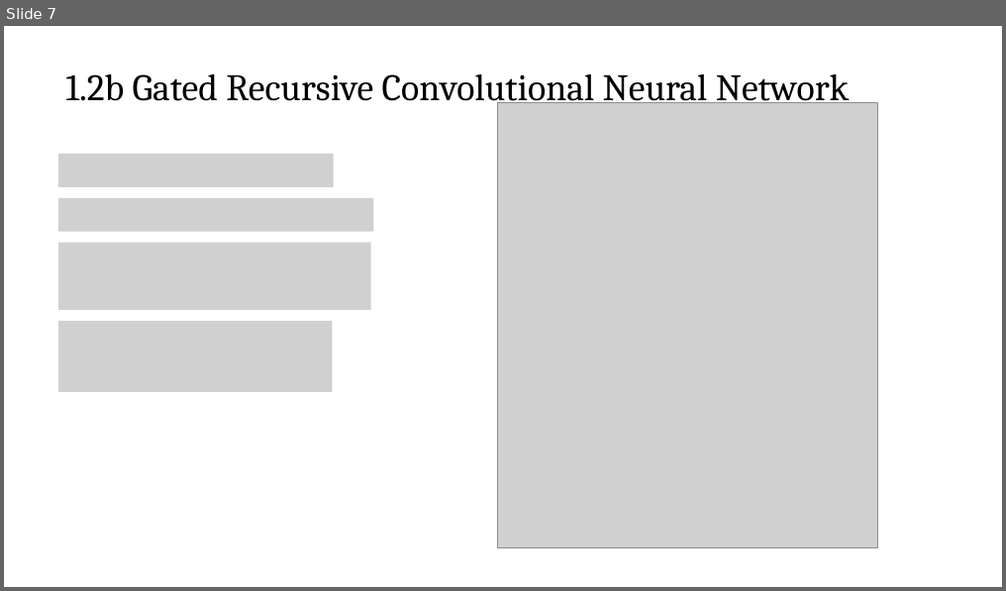
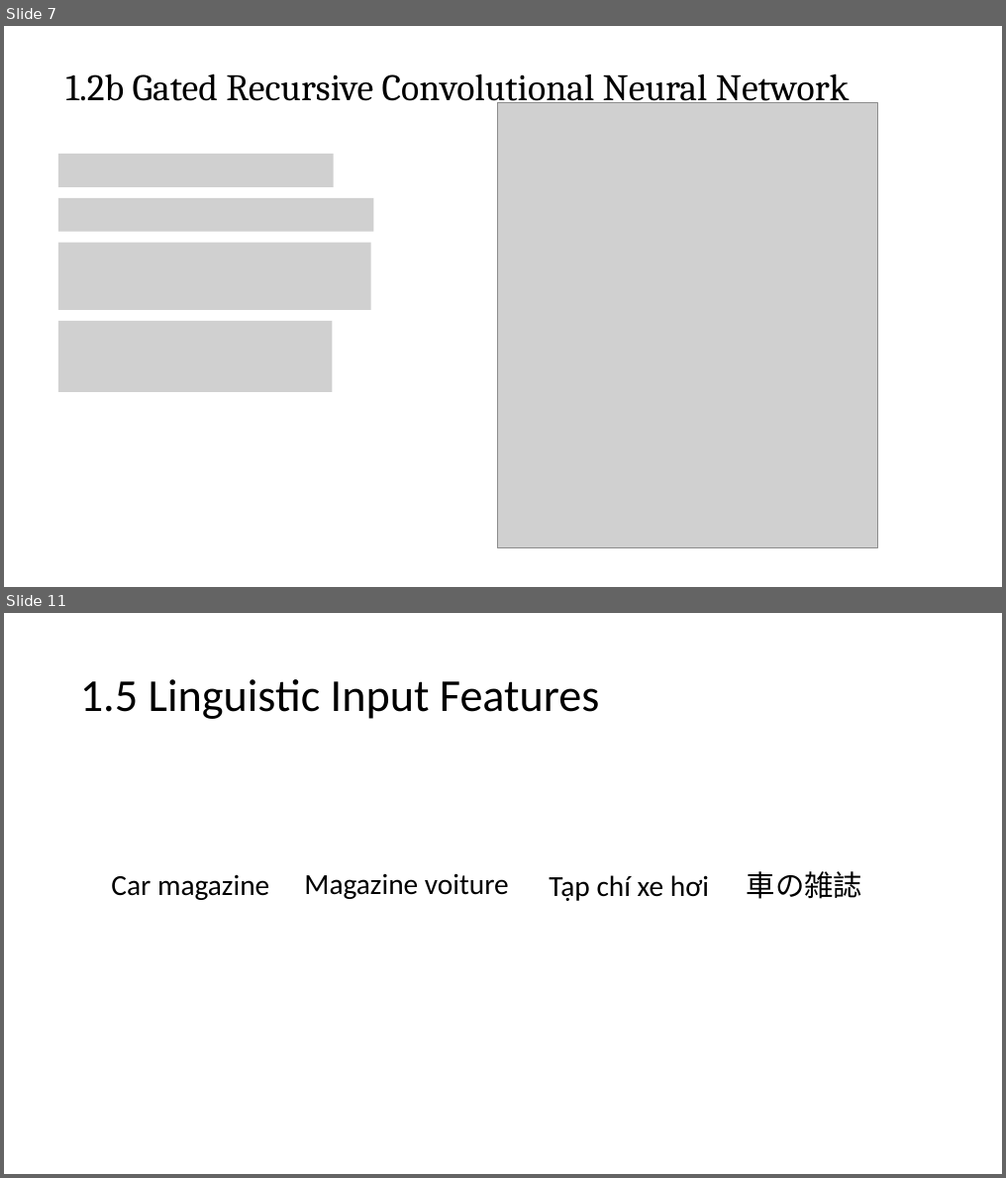
Before and after one commit to nguyenduyhanlam/PTXS-GTNN, a slide deck: encoder_decoder.pptx. Shown one above the other, each under a label of ours: slide 7 before the commit, slides 7 and 11 after it; the slides between them are not shown. The pictures are 1006x591 and 1006x1178 pixels, drawn with LibreOffice and Linux fonts; fonts in the diff are those of the drawing; grey boxes stand for pictures. Boxes give left, top, right and bottom in pixels: in the first picture for what was removed or moved away, otherwise in the second. Text is boxed around its words. In the diff, an @@ line names an element or a change of style, - is before the commit and + after.

```diff
--- a/encoder_decoder.pptx
+++ b/encoder_decoder.pptx
@@ slide 11 added at (4,613,1002,1174), background #FFFFFF @@
@@ title added at (80,679,599,719), 44 pt, text #000000 @@
+1.5 Linguistic Input Features
@@ text added at (111,875,269,900), 28 pt, text #000000 @@
+Car magazine
@@ text added at (304,873,509,899), 28 pt, text #000000 @@
+Magazine voiture
@@ text added at (548,875,709,901), 28 pt, text #000000 @@
+Tạp chí xe hơi
@@ text added at (746,871,862,899), 28 pt, text #000000 @@
+車の雑誌
```
Also in this commit, not shown: 1 slide changed, 5 other slides added, 1 slide removed, 3 other files.
